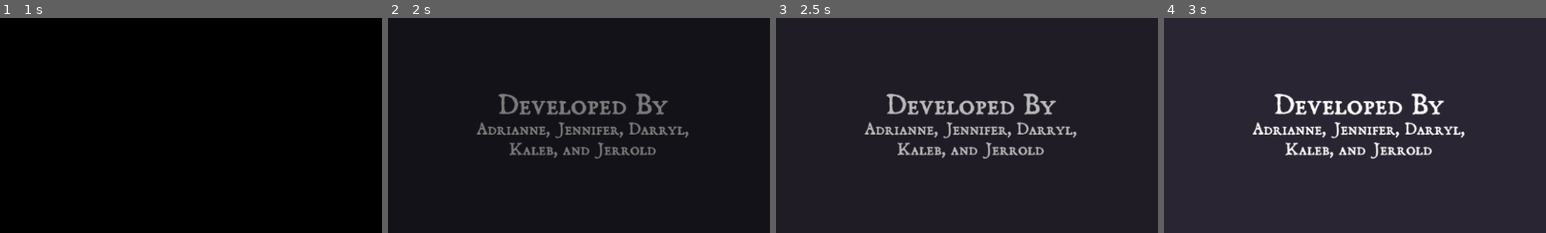
Above: before the commit, frames 1-4 (left to right).
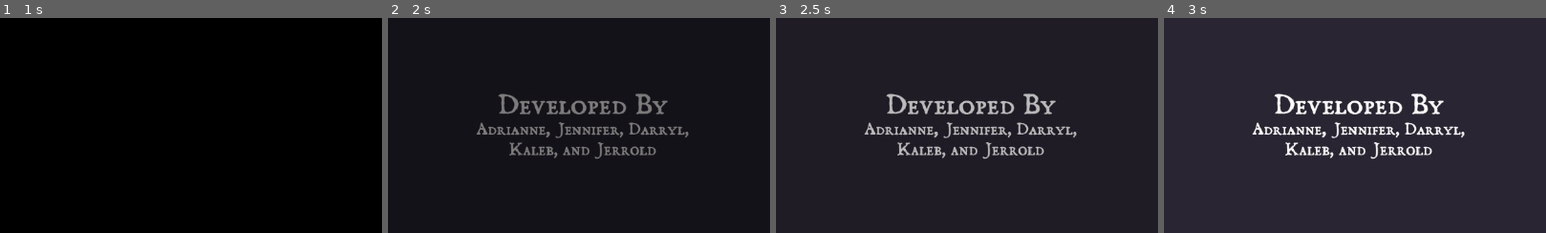
Above: after the commit, the same moments.

Repository: CSC-3380-Spring-2024/Team-17
Game: Godot game, scene res://GUI/scenes/Fade_in_and_out_animations.tscn
Same seed, same stepped clock (60 frames per second), same inputs: the game is played once before the commit and once after it.
Inputs:
- Up to frame 1 (1 s): tap Enter at 0.5 s; hold Right (moveRight, bound only after the commit) from 0.53 s (still down); tap Q (bowHeavy, bound only after the commit) at 0.6 s; tap U (jump, bound only after the commit) at 0.77 s; tap E (bowLight, bound only after the commit) at 0.8 s
- Up to frame 2 (2 s): keep holding Right (moveRight, bound only after the commit); tap U (jump, bound only after the commit) at 1.07, 1.52, 1.55, 1.82 s; tap E (bowLight, bound only after the commit) at 1.35 s
- Up to frame 3 (2.5 s): release Right (moveRight, bound only after the commit) at 2.03 s; hold Left (moveLeft, bound only after the commit) from 2.03 s (still down); tap U (jump, bound only after the commit) at 2.1 s; tap Q (bowHeavy, bound only after the commit) at 2.3 s
- Up to frame 4 (3 s): release Left (moveLeft, bound only after the commit) at 2.78 s; hold Right (moveRight, bound only after the commit) from 2.78 s (still down); tap Q (bowHeavy, bound only after the commit) at 2.85 s
The pictures show only the part of the screen within x 25-75%, y 22-72%; the shares and areas given below are measured in that part.

Frame 1 is identical in both runs. In frame 2, 0.4% of the frame differs, in the area x 24-76%, y 35-65%; in frame 3, 1.0%; in frame 4, 1.6%, in the area x 23-77%, y 35-66%.

Commit message:
Minor updates, mostly for getting ready for proper interactivity between character/enemies.

Diff:
--- a/DivineCatharsis/characters/scenes/chara_one.tscn
+++ b/DivineCatharsis/characters/scenes/chara_one.tscn
@@ -435,8 +435,8 @@
 
 [node name="charaOne" type="CharacterBody2D"]
 position = Vector2(5, -62)
-collision_layer = 2
-collision_mask = 2
+collision_layer = 3
+collision_mask = 3
 script = ExtResource("1_esgsd")
 
 [node name="idlecollS" type="CollisionShape2D" parent="."]
@@ -452,6 +452,8 @@
 animation = &"jump"
 
 [node name="charaBox" type="Area2D" parent="."]
+collision_layer = 2
+collision_mask = 4
 
 [node name="hurtBox" type="CollisionShape2D" parent="charaBox"]
 position = Vector2(-5, 45)
--- /dev/null
+++ b/DivineCatharsis/characters/scenes/hitBoxSwordHeavy.gd
@@ -0,0 +1,17 @@
+extends CollisionShape2D
+
+var damage_amount : int = 20
+# Called when the node enters the scene tree for the first time.
+func _ready() -> void:
+	pass # Replace with function body.
+
+
+# Called every frame. 'delta' is the elapsed time since the previous frame.
+func _process(delta : float) -> void:
+	pass
+
+func hitboxHeavy() -> void:
+	pass
+
+func get_damage_amount() -> int:
+	return damage_amount
--- /dev/null
+++ b/DivineCatharsis/characters/scenes/hitBoxSwordLight.gd
@@ -0,0 +1,17 @@
+extends CollisionShape2D
+
+var damage_amount = 10
+# Called when the node enters the scene tree for the first time.
+func _ready() -> void:
+	pass # Replace with function body.
+
+
+# Called every frame. 'delta' is the elapsed time since the previous frame.
+func _process(delta : float) -> void:
+	pass
+
+func hitboxLigt() -> void:
+	pass
+
+func get_damage_amount() -> int:
+	return damage_amount
--- a/DivineCatharsis/characters/scripts/charaOne.gd
+++ b/DivineCatharsis/characters/scripts/charaOne.gd
@@ -17,6 +17,7 @@
 var coyote : bool = false
 var last_floor : bool = false
 var damage : int = 100
+var damage_amount : int = 15
 
 @onready var anim : AnimatedSprite2D = $charaOneanim
 @onready var jumpTimer : Timer = $jumpTimer
@@ -29,8 +30,6 @@
 @onready var hpBar : ProgressBar = $hpBar
 @onready var atkTimer : Timer = $attackTimer
 @onready var dmgTimer : Timer = $damageTimer
-@onready var rollTimer : Timer = $rollTimer
-@onready var dashTimer : Timer = $dashTimer
 
 
 func _ready() -> void:
@@ -187,10 +186,16 @@
 	enemyAttack = false
 	damageCD = false
 
+func get_damage_amount() -> int:
+	return damage_amount
+
+
 func CharaDeath(delta : float) -> void:
 	if currenthp == 0:
 		charaDead = true
+		if charaDead == true:
+			get_tree().reload_current_scene()
 		anim.play("death")
 
-func CharaRespawn(delta : float) -> void:
+func player() -> void:
 	pass
--- a/DivineCatharsis/characters/scripts/charaThree.gd
+++ b/DivineCatharsis/characters/scripts/charaThree.gd
@@ -31,8 +31,6 @@
 @onready var hpBar : ProgressBar = $hpBar
 @onready var atkTimer : Timer = $attackTimer
 @onready var dmgTimer : Timer = $damageTimer
-@onready var rollTimer : Timer = $rollTimer
-@onready var dashTimer : Timer = $dashTimer
 
 
 func _ready() -> void:
--- a/DivineCatharsis/characters/scripts/charaTwo.gd
+++ b/DivineCatharsis/characters/scripts/charaTwo.gd
@@ -28,8 +28,6 @@
 @onready var hpBar : ProgressBar = $hpBar
 @onready var atkTimer : Timer = $attackTimer
 @onready var dmgTimer : Timer = $damageTimer
-@onready var rollTimer : Timer = $rollTimer
-@onready var dashTimer : Timer = $dashTimer
 
 
 func _ready() -> void:
--- a/DivineCatharsis/project.godot
+++ b/DivineCatharsis/project.godot
@@ -23,3 +23,59 @@
 [dotnet]
 
 project/assembly_name="Starting Screen"
+
+[input]
+
+moveRight={
+"deadzone": 0.5,
+"events": [Object(InputEventKey,"resource_local_to_scene":false,"resource_name":"","device":-1,"window_id":0,"alt_pressed":false,"shift_pressed":false,"ctrl_pressed":false,"meta_pressed":false,"pressed":false,"keycode":0,"physical_keycode":4194321,"key_label":0,"unicode":0,"echo":false,"script":null)
+, Object(InputEventKey,"resource_local_to_scene":false,"resource_name":"","device":-1,"window_id":0,"alt_pressed":false,"shift_pressed":false,"ctrl_pressed":false,"meta_pressed":false,"pressed":false,"keycode":0,"physical_keycode":68,"key_label":0,"unicode":100,"echo":false,"script":null)
+]
+}
+moveLeft={
+"deadzone": 0.5,
+"events": [Object(InputEventKey,"resource_local_to_scene":false,"resource_name":"","device":-1,"window_id":0,"alt_pressed":false,"shift_pressed":false,"ctrl_pressed":false,"meta_pressed":false,"pressed":false,"keycode":0,"physical_keycode":4194319,"key_label":0,"unicode":0,"echo":false,"script":null)
+, Object(InputEventKey,"resource_local_to_scene":false,"resource_name":"","device":-1,"window_id":0,"alt_pressed":false,"shift_pressed":false,"ctrl_pressed":false,"meta_pressed":false,"pressed":false,"keycode":0,"physical_keycode":65,"key_label":0,"unicode":97,"echo":false,"script":null)
+]
+}
+jump={
+"deadzone": 0.5,
+"events": [Object(InputEventKey,"resource_local_to_scene":false,"resource_name":"","device":-1,"window_id":0,"alt_pressed":false,"shift_pressed":false,"ctrl_pressed":false,"meta_pressed":false,"pressed":false,"keycode":0,"physical_keycode":85,"key_label":0,"unicode":117,"echo":false,"script":null)
+, Object(InputEventKey,"resource_local_to_scene":false,"resource_name":"","device":-1,"window_id":0,"alt_pressed":false,"shift_pressed":false,"ctrl_pressed":false,"meta_pressed":false,"pressed":false,"keycode":0,"physical_keycode":32,"key_label":0,"unicode":32,"echo":false,"script":null)
+, Object(InputEventKey,"resource_local_to_scene":false,"resource_name":"","device":-1,"window_id":0,"alt_pressed":false,"shift_pressed":false,"ctrl_pressed":false,"meta_pressed":false,"pressed":false,"keycode":0,"physical_keycode":4194320,"key_label":0,"unicode":0,"echo":false,"script":null)
+]
+}
+swordLight={
+"deadzone": 0.5,
+"events": [Object(InputEventKey,"resource_local_to_scene":false,"resource_name":"","device":-1,"window_id":0,"alt_pressed":false,"shift_pressed":false,"ctrl_pressed":false,"meta_pressed":false,"pressed":false,"keycode":0,"physical_keycode":69,"key_label":0,"unicode":101,"echo":false,"script":null)
+]
+}
+swordHeavy={
+"deadzone": 0.5,
+"events": [Object(InputEventKey,"resource_local_to_scene":false,"resource_name":"","device":-1,"window_id":0,"alt_pressed":false,"shift_pressed":false,"ctrl_pressed":false,"meta_pressed":false,"pressed":false,"keycode":0,"physical_keycode":81,"key_label":0,"unicode":113,"echo":false,"script":null)
+]
+}
+magicLight={
+"deadzone": 0.5,
+"events": [Object(InputEventKey,"resource_local_to_scene":false,"resource_name":"","device":-1,"window_id":0,"alt_pressed":false,"shift_pressed":false,"ctrl_pressed":false,"meta_pressed":false,"pressed":false,"keycode":0,"physical_keycode":69,"key_label":0,"unicode":101,"echo":false,"script":null)
+]
+}
+magicHeavy={
+"deadzone": 0.5,
+"events": [Object(InputEventKey,"resource_local_to_scene":false,"resource_name":"","device":-1,"window_id":0,"alt_pressed":false,"shift_pressed":false,"ctrl_pressed":false,"meta_pressed":false,"pressed":false,"keycode":0,"physical_keycode":81,"key_label":0,"unicode":113,"echo":false,"script":null)
+]
+}
+bowLight={
+"deadzone": 0.5,
+"events": [Object(InputEventKey,"resource_local_to_scene":false,"resource_name":"","device":-1,"window_id":0,"alt_pressed":false,"shift_pressed":false,"ctrl_pressed":false,"meta_pressed":false,"pressed":false,"keycode":0,"physical_keycode":69,"key_label":0,"unicode":101,"echo":false,"script":null)
+]
+}
+bowHeavy={
+"deadzone": 0.5,
+"events": [Object(InputEventKey,"resource_local_to_scene":false,"resource_name":"","device":-1,"window_id":0,"alt_pressed":false,"shift_pressed":false,"ctrl_pressed":false,"meta_pressed":false,"pressed":false,"keycode":0,"physical_keycode":81,"key_label":0,"unicode":113,"echo":false,"script":null)
+]
+}
+
+[rendering]
+
+textures/canvas_textures/default_texture_filter=0
Renamed: DivineCatharsis/characters/icon.svg -> DivineCatharsis/GUI/icon.svg
Not shown, changed: DivineCatharsis/GUI/icon.svg.import
Not shown, added: DivineCatharsis/README.md
